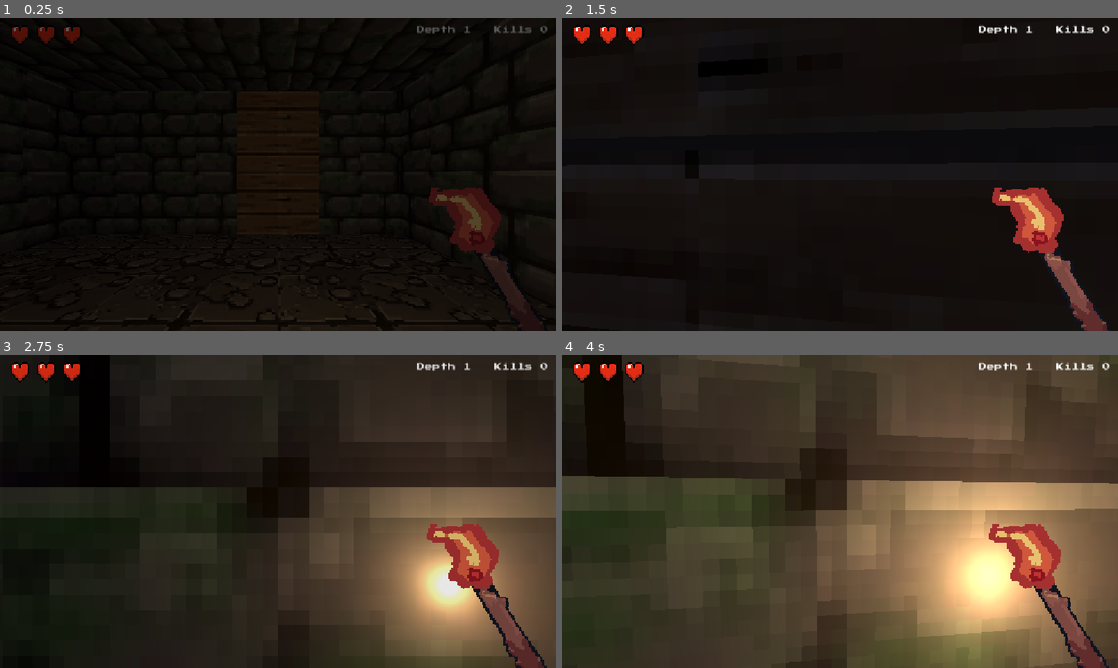
Above: before the commit, frames 1-4 (two rows, left to right).
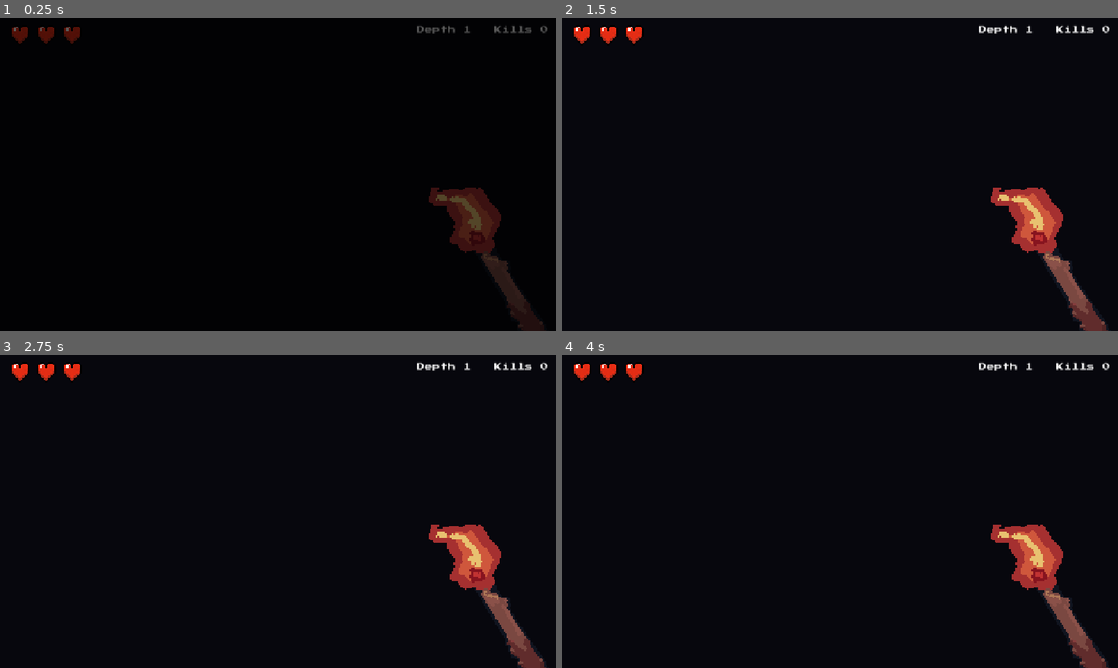
Above: after the commit, the same moments.

Repository: WatcherAtTheThreshold/threshold-deep
Game: Godot game, scene res://scenes/dungeon.tscn
The game is run twice, just before and just after one commit, with the same random seed, the same clock (stepped at 60 frames per second) and the same inputs.
Inputs (mouse positions are in pixels of both pictures, inside the frame that each line leads up to):
- Up to frame 1 (0.25 s): no input
- Up to frame 2 (1.5 s): tap Enter at 0.5 s; move the mouse to (867, 174) at 0.52 s; press the mouse at (867, 174) at 0.53 s; hold W (move_forward) from 0.53 s (still down); move the mouse to (812, 174) at 1.27 s; release the mouse at (812, 174) at 1.28 s; tap Space (dash) at 1.35 s
- Up to frame 3 (2.75 s): keep holding W (move_forward); tap Space (dash) at 2 s; move the mouse to (289, 505) at 2.02 s; tap R at 2.1 s
- Up to frame 4 (4 s): keep holding W (move_forward); move the mouse to (834, 517) at 2.77 s; click (834, 517) at 2.85 s; tap Enter at 3.5 s; move the mouse to (878, 514) at 3.52 s; tap Space (dash) at 3.6 s

The runs differ from the first frame. In frame 1, 9.1% of the frame differs, in the area x 0-100%, y 0-100%; in frame 2, 0.3%; in frame 3, 65%; in frame 4, 93%.
Error after the commit: Parse Error: Cannot infer the type of "n" variable because the value doesn't have a set type. (res://scripts/dungeon.gd:186)

Commit message:
The plank that holds: collapses never maroon the player
The gen-time proof covers the stone graph; a player can still
wander onto wood and burn it around themselves. At collapse time a
small flood-fill from the player now checks that this specific
collapse leaves a path to some stone cell - if not, the plank
holds. All other collapses proceed unchanged.

Co-Authored-By: Claude Fable 5 <noreply@anthropic.com>

Diff:
--- a/scripts/dungeon.gd
+++ b/scripts/dungeon.gd
@@ -112,7 +112,8 @@
 	var cell := _player_cell()
 	if cell != last_player_cell:
 		if grid_map.get_cell_item(last_player_cell) == floor_wood_id \
-				and randf() < FLOOR_COLLAPSE_CHANCE:
+				and randf() < FLOOR_COLLAPSE_CHANCE \
+				and _player_keeps_path_to_stone(last_player_cell, cell):
 			grid_map.set_cell_item(last_player_cell, GridMap.INVALID_CELL_ITEM)
 			hole_map.set_cell_item(last_player_cell, hole_id)
 		last_player_cell = cell
@@ -163,6 +164,33 @@
 		if fight_active:
 			return
 		get_tree().reload_current_scene()
+
+
+func _player_keeps_path_to_stone(collapse_cell: Vector3i, player_cell: Vector3i) -> bool:
+	# The plank that holds: a collapse is suppressed if it would cut
+	# the player off from all stone. The gen-time proof covers the
+	# stone graph; this covers a player who wanders onto the wooden
+	# region and burns it behind themselves.
+	var start := Vector2i(player_cell.x, player_cell.z)
+	var banned := Vector2i(collapse_cell.x, collapse_cell.z)
+	var visited := {start: true}
+	var queue: Array[Vector2i] = [start]
+	while queue.size() > 0:
+		var c: Vector2i = queue.pop_back()
+		var id := grid_map.get_cell_item(Vector3i(c.x, 0, c.y))
+		if id == floor_id:
+			return true
+		if id != floor_wood_id and c != start:
+			continue
+		for d in [Vector2i.UP, Vector2i.DOWN, Vector2i.LEFT, Vector2i.RIGHT]:
+			var n := c + d
+			if n == banned or visited.has(n):
+				continue
+			var nid := grid_map.get_cell_item(Vector3i(n.x, 0, n.y))
+			if nid == floor_id or nid == floor_wood_id:
+				visited[n] = true
+				queue.append(n)
+	return false
 
 
 func _player_cell() -> Vector3i:
Not shown, changed: docs/level-gen-fix.md
